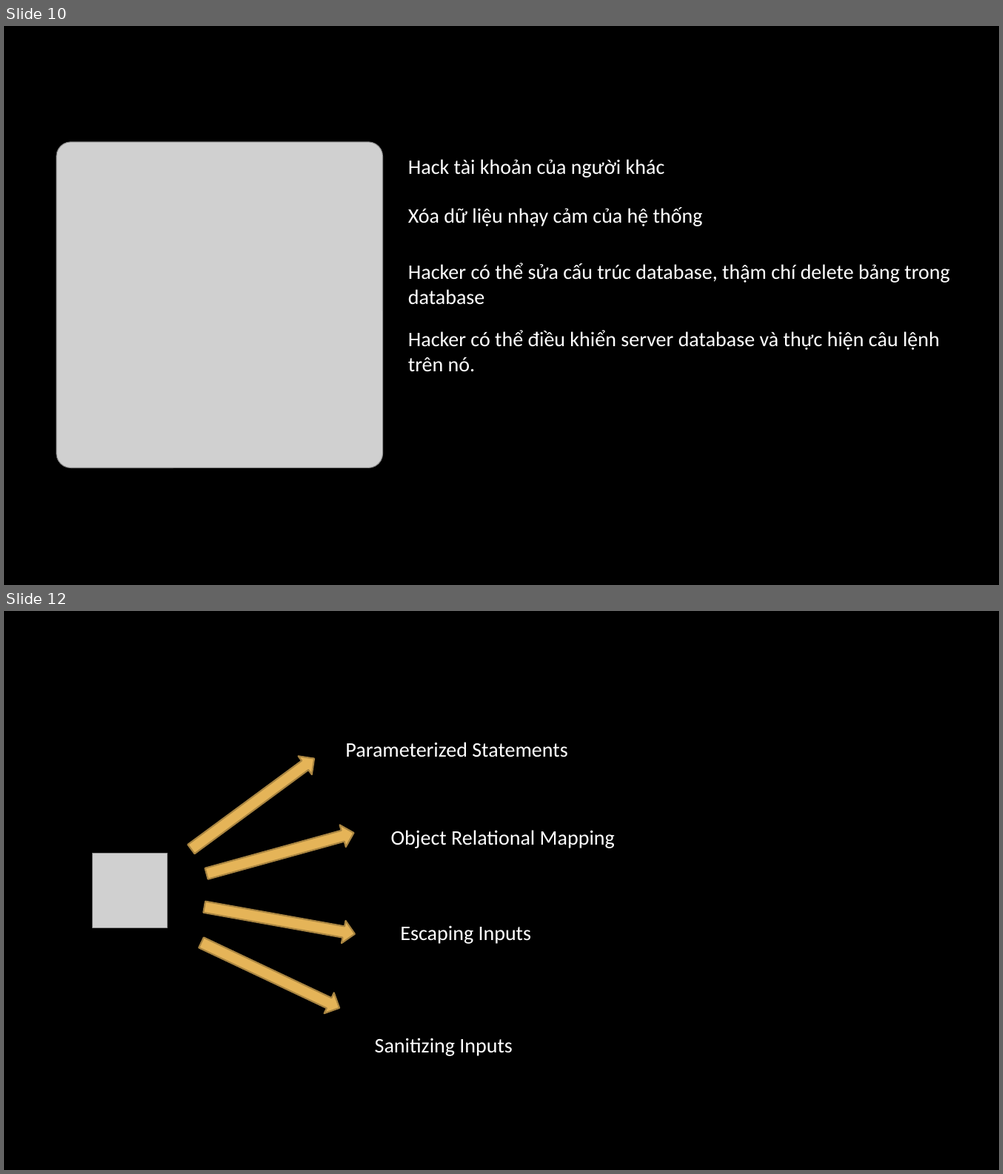
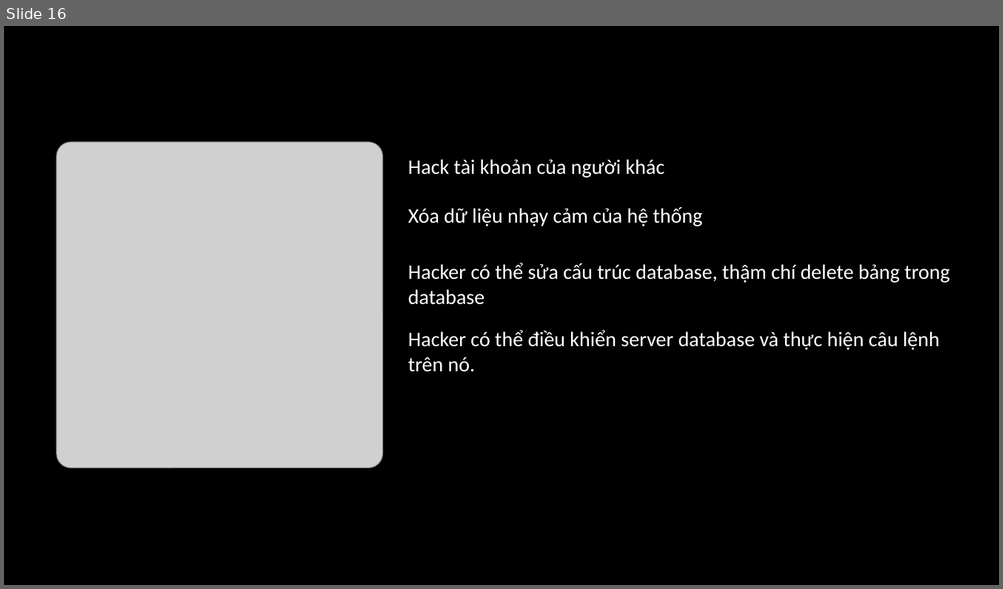
Before and after one commit to phamthanhtrungg/sql-injection, a slide deck: presentation.pptx. Shown one above the other, each under a label of ours: slides 10 and 12 before the commit, slide 16 after it; the slides between them are not shown. The pictures are 1003x1174 and 1003x589 pixels, drawn with LibreOffice and Linux fonts; fonts in the diff are those of the drawing; grey boxes stand for pictures; background and template pictures are left out. Boxes give left, top, right and bottom in pixels: in the first picture for what was removed or moved away, otherwise in the second. Text is boxed around its words. In the diff, an @@ line names an element or a change of style, - is before the commit and + after.

```diff
--- a/presentation.pptx
+++ b/presentation.pptx
@@ slide 12 removed at [4,611,999,1170], background picture (left out) @@
@@ text removed at [345,742,567,758] @@
-Parameterized Statements
@@ right arrow removed at [185,749,321,859] @@
@@ right arrow removed at [204,823,357,886] @@
@@ text removed at [391,830,614,849] @@
-Object Relational Mapping
@@ picture removed at [93,854,168,928] @@
@@ right arrow removed at [202,896,357,946] @@
@@ right arrow removed at [196,932,345,1019] @@
@@ text removed at [400,925,532,944] @@
-Escaping Inputs
@@ text removed at [375,1038,512,1056] @@
-Sanitizing Inputs
@@ what was slide 10 is now slide 16 @@
```
Also in this commit, not shown: 7 slides changed, 12 slides added, 3 other slides removed, 1 other file.
